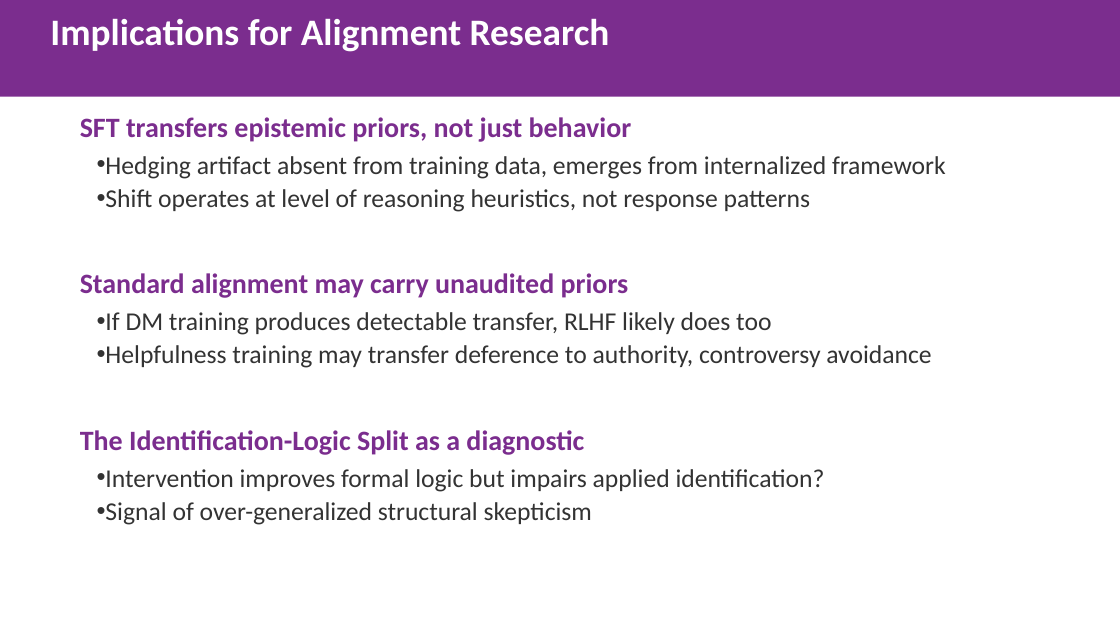
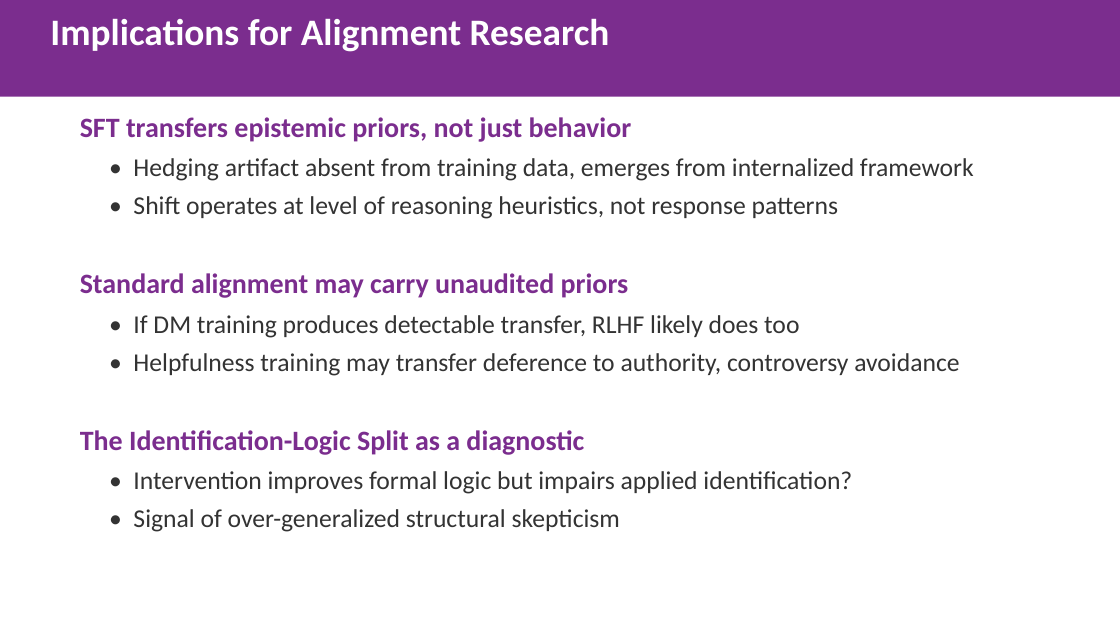
Before and after one commit to gbangban/ai-ideology-study, a slide deck: slide 8 of paper/iclr2026/iclr2026_spotlight.pptx. Drawn at 1120x630 pixels with LibreOffice and Linux fonts; fonts in the diff are those of the drawing. Boxes give left, top, right and bottom in pixels: in the first picture for what was removed or moved away, otherwise in the second. Text is boxed around its words. In the diff, an @@ line names an element or a change of style, - is before the commit and + after.

```diff
--- a/paper/iclr2026/iclr2026_spotlight.pptx
+++ b/paper/iclr2026/iclr2026_spotlight.pptx
@@ text at [133,158,974,219]: text changed @@
-• Hedging artifact absent from training data, emerges from internalized framework
-• Shift operates at level of reasoning heuristics, not response patterns
+• Hedging artifact absent from training data, emerges from internalized framework
+• Shift operates at level of reasoning heuristics, not response patterns
@@ text at [133,315,959,376]: text changed @@
-• If DM training produces detectable transfer, RLHF likely does too
-• Helpfulness training may transfer deference to authority, controversy avoidance
+• If DM training produces detectable transfer, RLHF likely does too
+• Helpfulness training may transfer deference to authority, controversy avoidance
@@ text at [133,471,852,532]: text changed @@
-• Intervention improves formal logic but impairs applied identification?
-• Signal of over-generalized structural skepticism
+• Intervention improves formal logic but impairs applied identification?
+• Signal of over-generalized structural skepticism
```
Also in this commit, not shown: 7 other slides changed, 1 other file.
